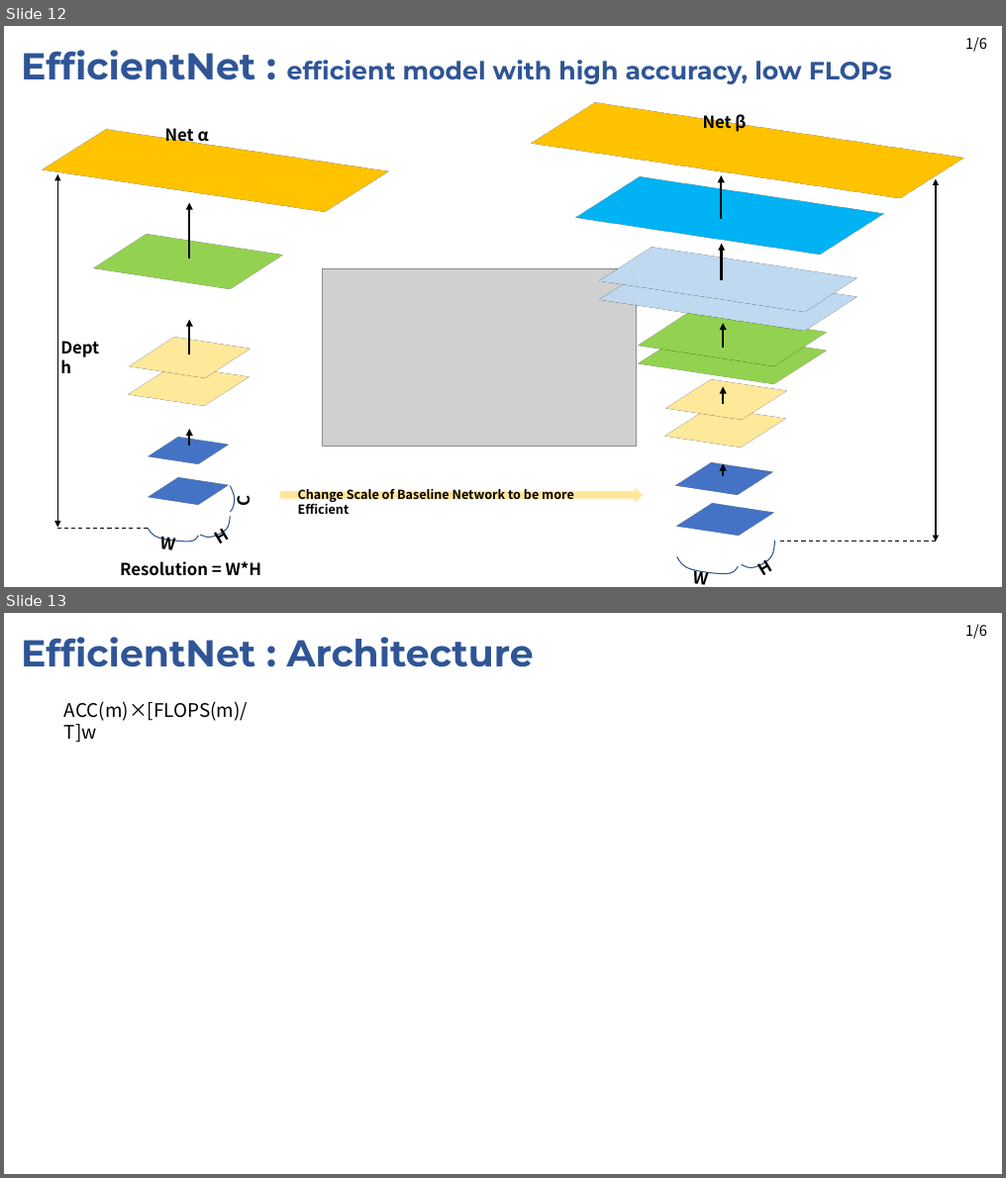
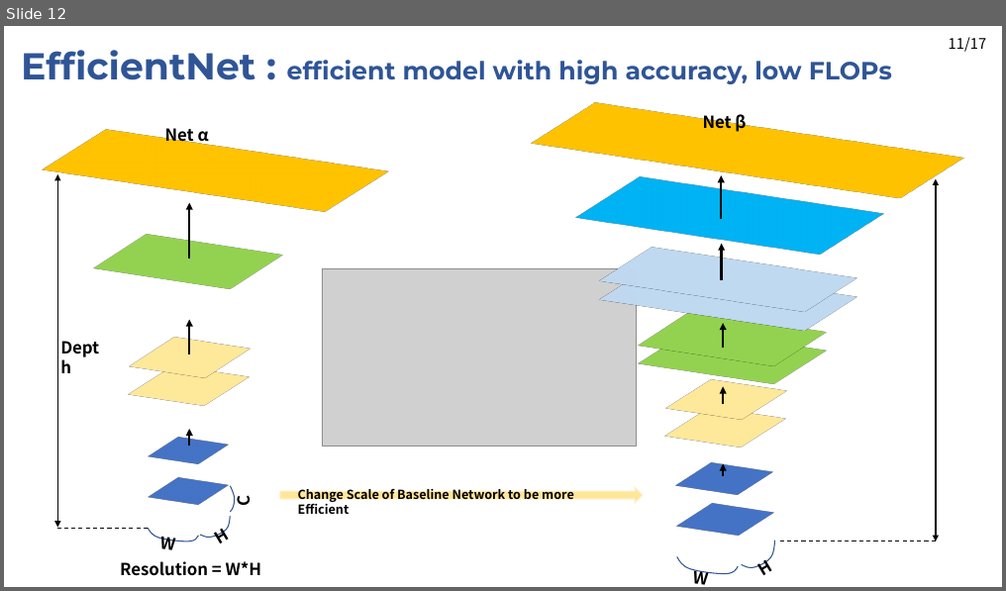
Before and after one commit to JaeHyung-Jung/Seminar_Deeplearning, a slide deck: 2nd_week/Seminar_2nd_week_1Stage.pptx. Shown one above the other, each under a label of ours: slides 12 and 13 before the commit, slide 12 after it. The pictures are 1006x1178 and 1006x591 pixels, drawn with LibreOffice and Linux fonts; fonts in the diff are those of the drawing; grey boxes stand for pictures. Boxes give left, top, right and bottom in pixels: in the first picture for what was removed or moved away, otherwise in the second. Text is boxed around its words. In the diff, an @@ line names an element or a change of style, - is before the commit and + after.

```diff
--- a/2nd_week/Seminar_2nd_week_1Stage.pptx
+++ b/2nd_week/Seminar_2nd_week_1Stage.pptx
@@ slide 13 removed at bbox=[4, 613, 1002, 1174], background #FFFFFF @@
@@ text removed at bbox=[21, 637, 534, 667] @@
-EfficientNet : Architecture
@@ text removed at bbox=[965, 624, 987, 639] @@
-1/6
@@ text removed at bbox=[64, 701, 248, 743] @@
-ACC(m)×[FLOPS(m)/T]w
@@ slide 12 changed as well @@
@@ text added at bbox=[948, 37, 986, 52], 14 pt, text #000000 @@
+11/17
@@ text removed at bbox=[965, 37, 987, 52] @@
-1/6
```
Also in this commit, not shown: 12 other slides changed, 5 slides added, 1 other slide removed.
